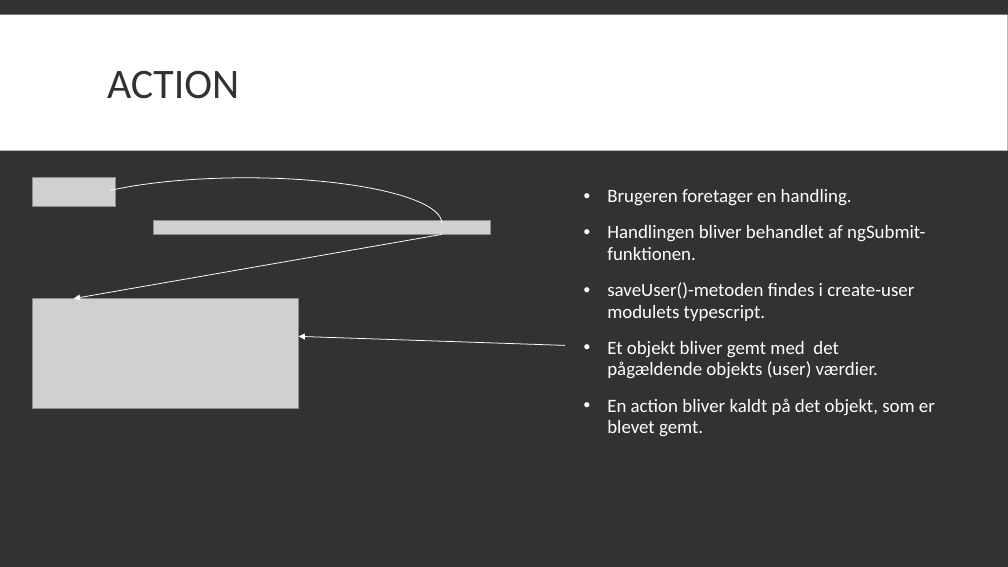
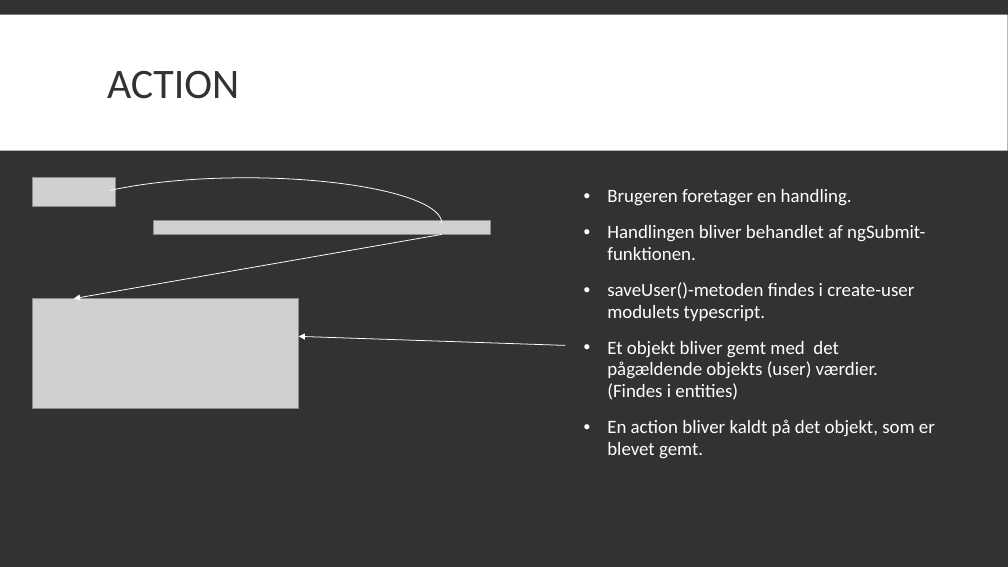
Before and after one commit to Patricksirich/4.Semester, a slide deck: slide 4 of Angular/REDUX POWERPOINT.pptx. Drawn at 1008x567 pixels with LibreOffice and Linux fonts; fonts in the diff are those of the drawing; grey boxes stand for pictures. Boxes give left, top, right and bottom in pixels: in the first picture for what was removed or moved away, otherwise in the second. Text is boxed around its words. In the diff, an @@ line names an element or a change of style, - is before the commit and + after.

```diff
--- a/Angular/REDUX POWERPOINT.pptx
+++ b/Angular/REDUX POWERPOINT.pptx
@@ text at [607, 341, 878, 400]: text changed @@
-• Et objekt bliver gemt med det pågældende objekts (user) værdier.
+• Et objekt bliver gemt med det pågældende objekts (user) værdier. (Findes i entities)
```
Also in this commit, not shown: 33 other files.
